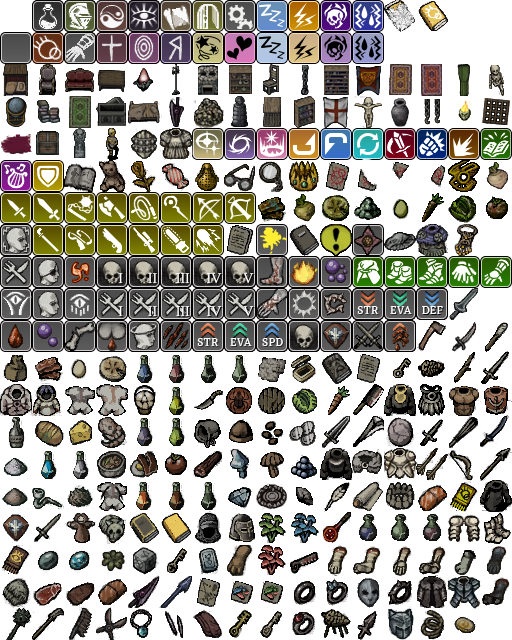
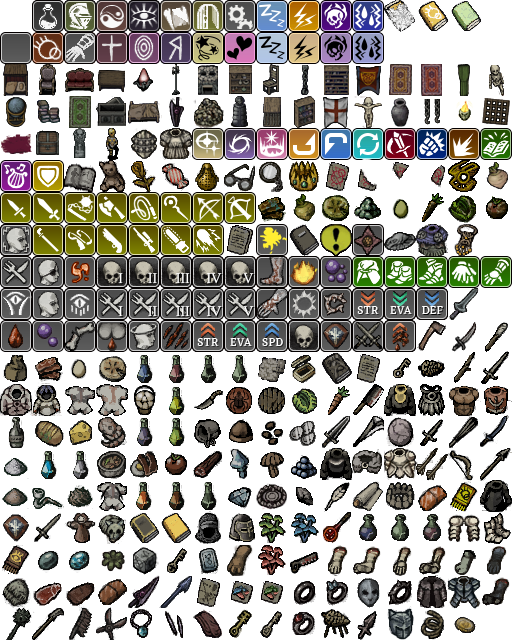
The second 512x640 image is a revision of the first. Changes to its layers:
added layer "Pasted Layer #3" above "Pasted Layer #2" over [451, 1, 481, 31]
